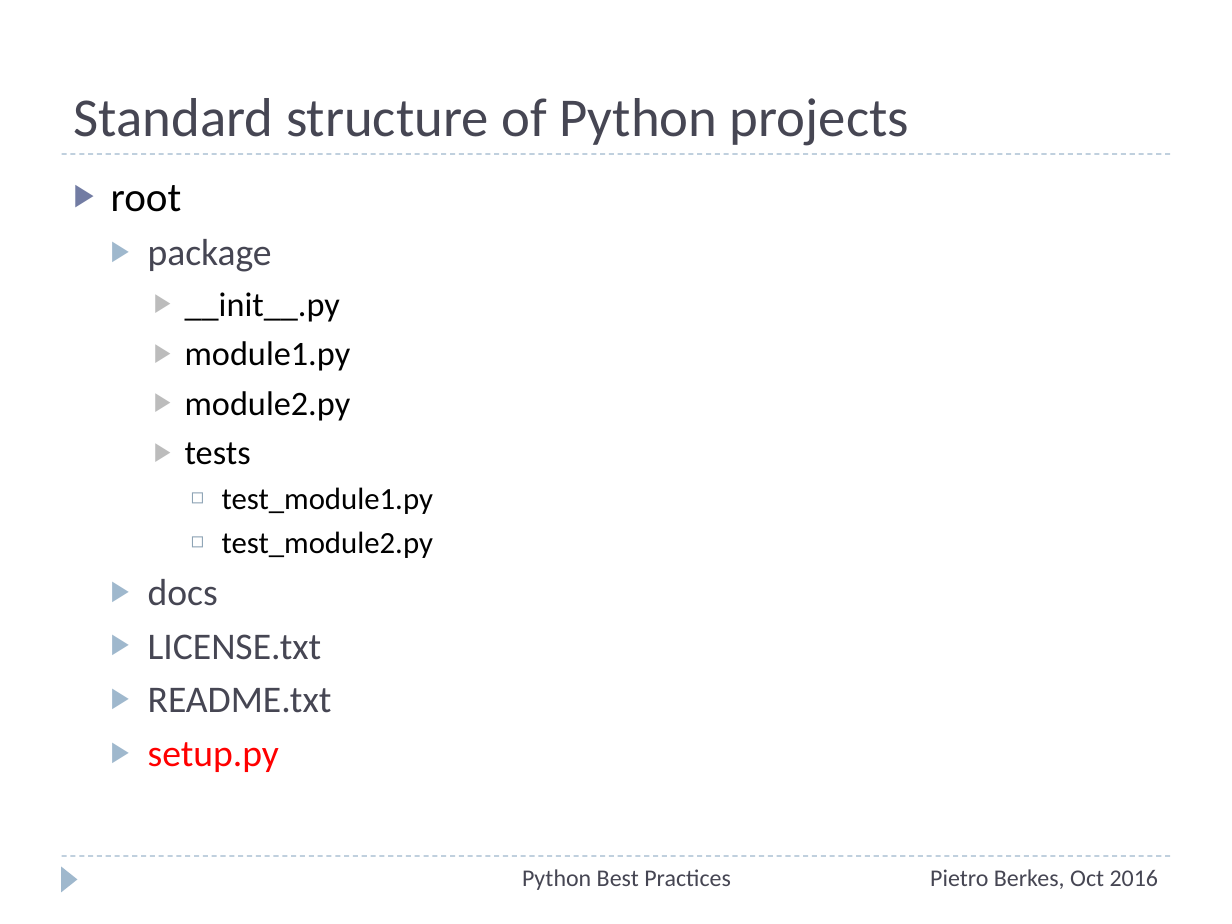
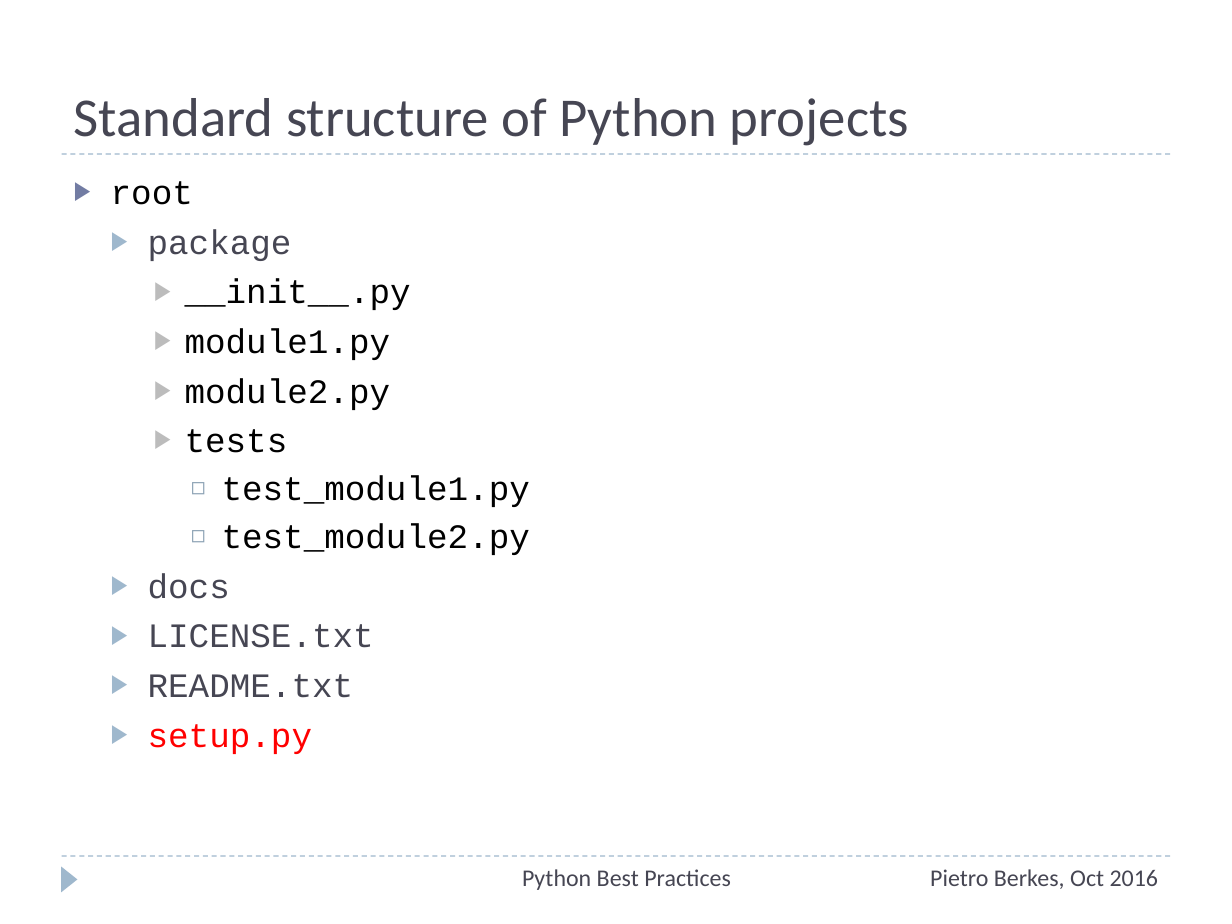
Before and after one commit to ASPP/testing_debugging_profiling, a slide deck: slide 82 of testing-debugging-profiling.pptx. Drawn at 1232x924 pixels with LibreOffice and Linux fonts; fonts in the diff are those of the drawing. Boxes give left, top, right and bottom in pixels: in the first picture for what was removed or moved away, otherwise in the second. Text is boxed around its words. In the diff, an @@ line names an element or a change of style, - is before the commit and + after.

```diff
--- a/testing-debugging-profiling.pptx
+++ b/testing-debugging-profiling.pptx
@@ text "root" at box(111, 181, 530, 754): size 24 to 20 pt in "root"; font Calibri to Courier New; size 22 to 20 pt in "package", "docs", "LICENSE.txt", "README.txt" and 1 more places; size 18 to 20 pt in "test_module1.py", "test_module2.py" @@
```
Also in this commit, not shown: 2 other slides changed, 1 other file.
